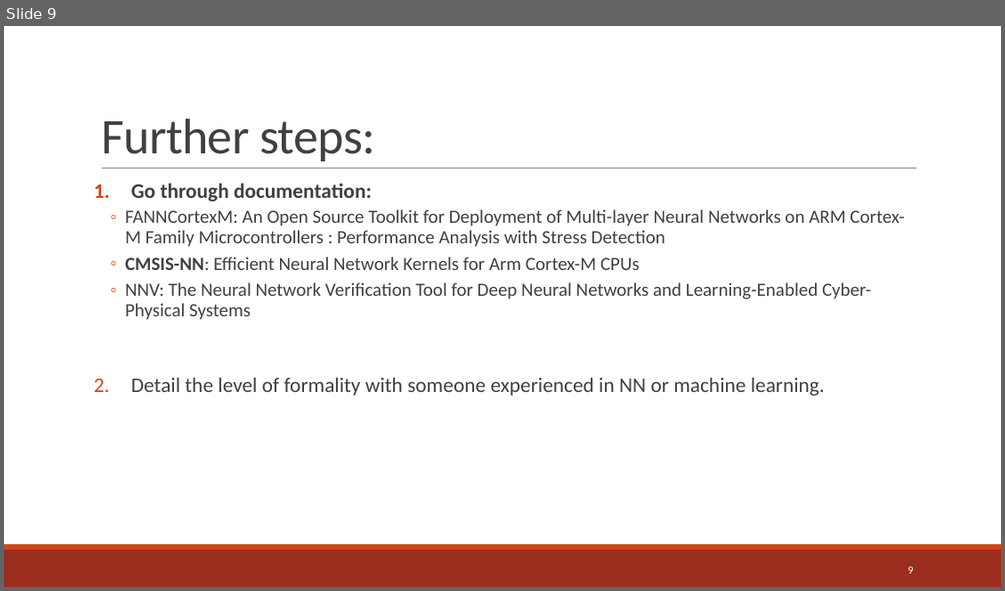
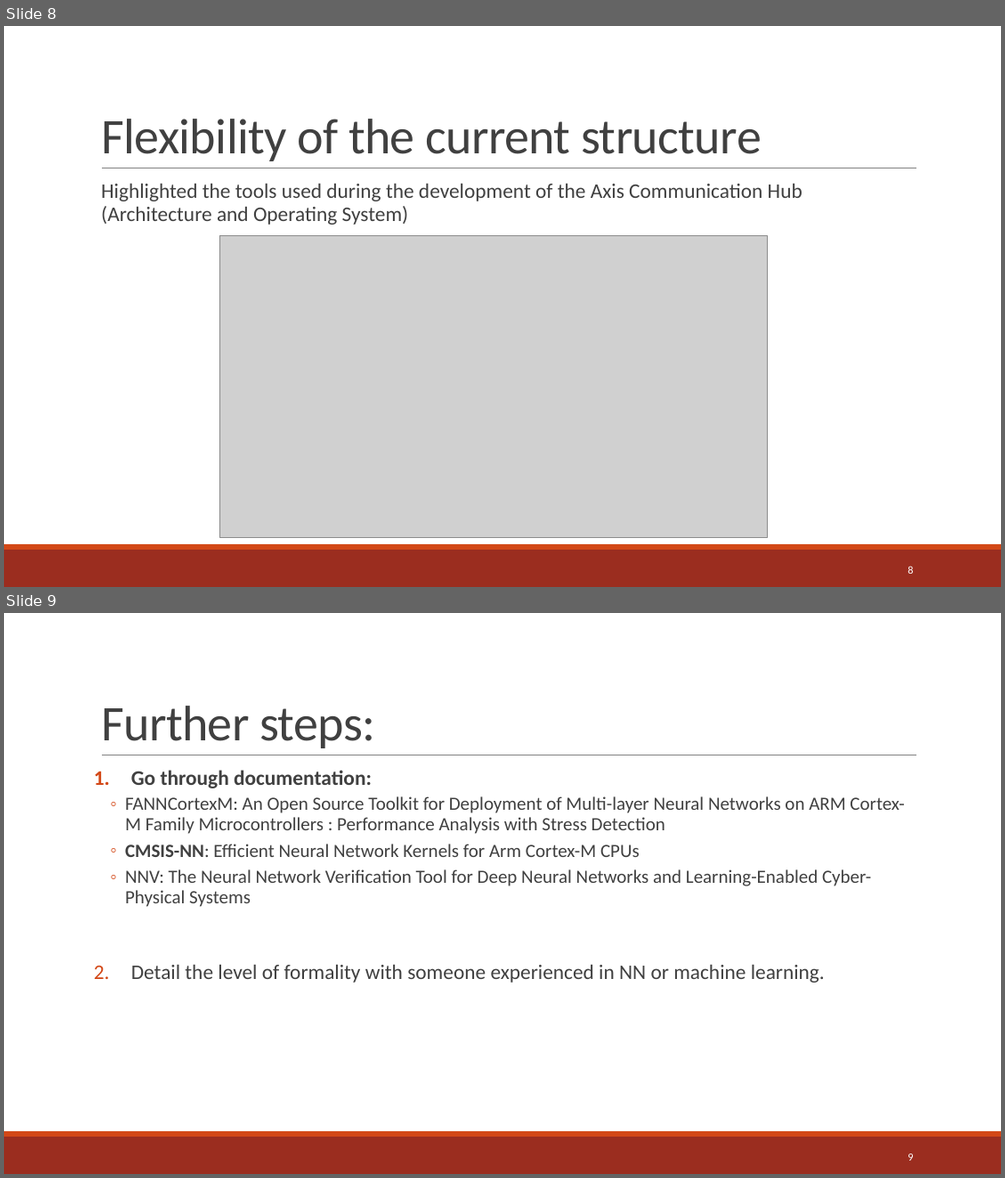
Before and after one commit to jreyesa0901/master_thesis, a slide deck: Resources/MA Proposal Reyes v2.pptx. Shown one above the other, each under a label of ours: slide 9 before the commit, slides 8 and 9 after it. The pictures are 1005x591 and 1005x1178 pixels, drawn with LibreOffice and Linux fonts; fonts in the diff are those of the drawing; grey boxes stand for pictures. Boxes give left, top, right and bottom in pixels: in the first picture for what was removed or moved away, otherwise in the second. Text is boxed around its words. In the diff, an @@ line names an element or a change of style, - is before the commit and + after.

```diff
--- a/Resources/MA Proposal Reyes v2.pptx
+++ b/Resources/MA Proposal Reyes v2.pptx
@@ slide 8 added at (4, 26, 1001, 587), background #FFFFFF; not listed: 3 template elements that a slide beside it also shows @@
@@ title added at (101, 119, 761, 161), 48 pt, text #404040 @@
+Flexibility of the current structure
@@ text added at (101, 184, 802, 224), 20 pt, text #404040 @@
+  Highlighted the tools used during the development of the Axis Communication Hub (Architecture and Operating System)
@@ picture added at (219, 235, 768, 537) @@
@@ page number added at (907, 565, 913, 573), 10.5 pt, text #FFFFFF @@
+8
```
Also in this commit, not shown: 12 slides changed, 1 slide removed, 14 other files.
